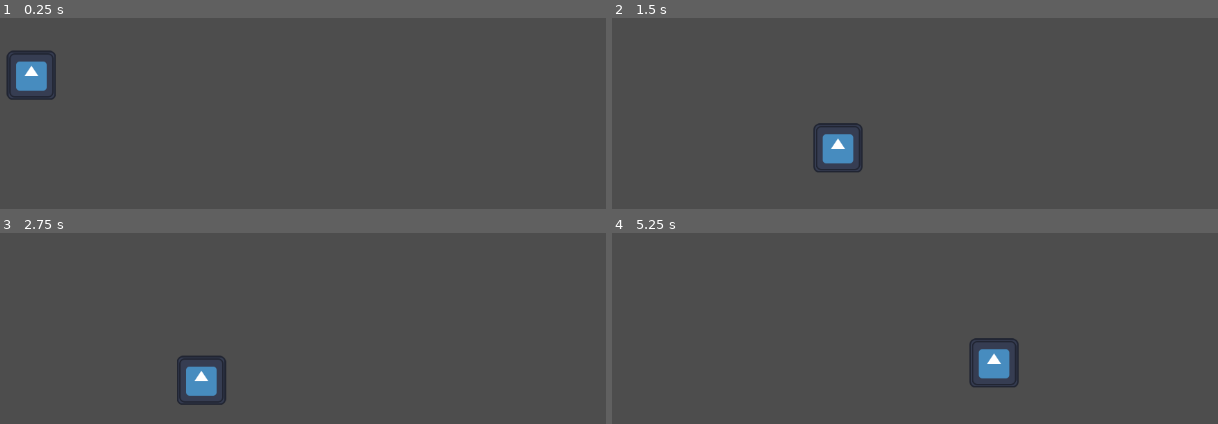
Above: before the commit, frames 1-4 (two rows, left to right).
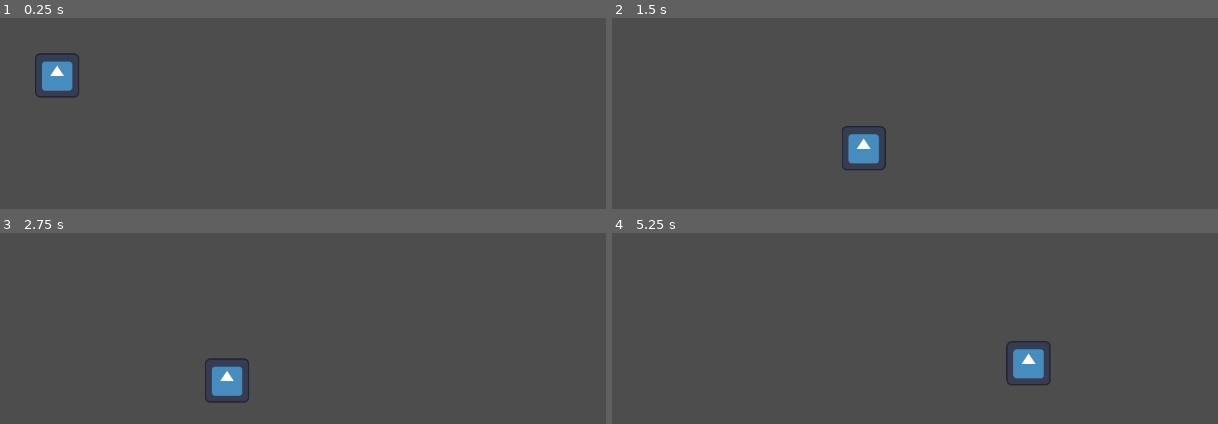
Above: after the commit, the same moments.

Repository: KiMurray/2d-Movement
Game: Godot game, scene res://Baseline.tscn
The game is run twice, just before and just after one commit, with the same random seed, the same clock (stepped at 60 frames per second) and the same inputs. The engine's default icon, where the game draws it, is replaced by a stand-in: a white triangle on a blue panel in a dark square.
Inputs:
- Up to frame 1 (0.25 s): no input
- Up to frame 2 (1.5 s): tap Enter (ui_accept) at 0.5, 0.6, 0.77, 1.07, 1.35 s; hold Right (ui_right) from 0.53 s (still down)
- Up to frame 3 (2.75 s): tap Enter (ui_accept) at 1.52, 1.82, 2.1 s; release Right (ui_right) at 2.03 s; hold Left (ui_left) from 2.03 s (still down)
- Up to frame 4 (5.25 s): release Left (ui_left) at 2.78 s; hold Right (ui_right) 2.78-4.28 s; tap Enter (ui_accept) at 2.85, 3.02, 3.32, 3.6, 3.77, 4.07, 4.35, 4.52, 4.82, 5.1 s; hold Left (ui_left) 4.28-5.03 s; hold Right (ui_right) from 5.03 s (still down)

The runs differ from the first frame. In frame 1, 1.9% of the frame differs, in the area x 1-14%, y 17-43%; in frame 2, 1.9%; in frame 3, 1.9%; in frame 4, 2.2%, in the area x 58-73%, y 54-81%.

Commit message:
Ghost bash started

Diff:
--- a/Baseline.tscn
+++ b/Baseline.tscn
@@ -4,14 +4,11 @@
 [ext_resource type="Texture2D" uid="uid://bd454qw6lkcow" path="res://icon.svg" id="2_hikmb"]
 [ext_resource type="Script" path="res://DashComponent.gd" id="3_dcpiw"]
 [ext_resource type="Script" path="res://SpiritComponent.gd" id="4_fk5xm"]
-
-[sub_resource type="CapsuleShape2D" id="CapsuleShape2D_oil7x"]
-radius = 38.0
-height = 100.0
+[ext_resource type="Script" path="res://BashComponent.gd" id="5_vyhsj"]
 
 [sub_resource type="CapsuleShape2D" id="CapsuleShape2D_y3p27"]
-radius = 31.0
-height = 94.0
+radius = 38.0
+height = 108.0
 
 [sub_resource type="RectangleShape2D" id="RectangleShape2D_k71km"]
 size = Vector2(1146, 53)
@@ -19,16 +16,17 @@
 [node name="Main" type="Node2D"]
 
 [node name="Knight" type="CharacterBody2D" parent="." node_paths=PackedStringArray("dash_component")]
-position = Vector2(289, 408)
+position = Vector2(326, 408)
 script = ExtResource("1_flu07")
 dash_component = NodePath("DashComponent")
 metadata/_edit_group_ = true
 
 [node name="CollisionShape2D" type="CollisionShape2D" parent="Knight"]
-shape = SubResource("CapsuleShape2D_oil7x")
+shape = SubResource("CapsuleShape2D_y3p27")
 
 [node name="Sprite2D" type="Sprite2D" parent="Knight"]
-scale = Vector2(0.554688, 0.554688)
+position = Vector2(1.00136e-05, 1.00136e-05)
+scale = Vector2(0.5, 0.5)
 texture = ExtResource("2_hikmb")
 
 [node name="DashComponent" type="Node2D" parent="Knight" node_paths=PackedStringArray("char")]
@@ -60,12 +58,16 @@
 wait_time = 0.15
 one_shot = true
 
-[node name="Area2D" type="Area2D" parent="Knight/SpiritComponent"]
+[node name="BashComponent" type="Node2D" parent="Knight/SpiritComponent" node_paths=PackedStringArray("knight", "spirit")]
+script = ExtResource("5_vyhsj")
+knight = NodePath("../..")
+spirit = NodePath("..")
 
-[node name="CollisionShape2D" type="CollisionShape2D" parent="Knight/SpiritComponent/Area2D"]
+[node name="BashTimer" type="Timer" parent="Knight/SpiritComponent/BashComponent"]
 
 [node name="StaticBody2D" type="StaticBody2D" parent="."]
 position = Vector2(492, 657)
+scale = Vector2(0.738506, 0.583333)
 collision_layer = 3
 metadata/_edit_group_ = true
 
@@ -103,3 +105,4 @@
 shape = SubResource("RectangleShape2D_k71km")
 
 [connection signal="timeout" from="Knight/DashComponent/DashTimer" to="Knight/DashComponent" method="_on_dash_timer_timeout"]
+[connection signal="timeout" from="Knight/SpiritComponent/BashComponent/BashTimer" to="Knight/SpiritComponent/BashComponent" method="_on_bash_timer_timeout"]
--- /dev/null
+++ b/BashComponent.gd
@@ -0,0 +1,50 @@
+extends Node2D
+class_name BashComponent
+
+const BASH_SPEED = 1000
+
+var is_bashing : bool = false
+var bash_vector : Vector2
+
+@export var knight : CharacterBody2D
+@export var spirit : SpritComponent
+
+# Called when the node enters the scene tree for the first time.
+func _ready():
+	pass # Replace with function body.
+
+
+# Called every frame. 'delta' is the elapsed time since the previous frame.
+func _process(delta):
+	handle_bash()
+
+
+func handle_bash():
+	if is_bashing:
+		knight.velocity = BASH_SPEED * bash_vector
+		pass
+
+
+
+	if Input.is_action_just_pressed("RB"):
+		# Trigger movement before bash
+		var offset = 0
+		if spirit.is_on_floor():
+			offset = -10
+			print("offset")
+		knight.position += spirit.position + Vector2(0,offset)
+
+		spirit.is_spirit = false
+		knight.velocity = spirit.velocity
+
+		bash_vector = Vector2(1, 0).rotated(spirit.position.angle())
+		#if bash_angle < 0:
+			#bash_angle += 2*PI
+		spirit.position = Vector2.ZERO
+		$BashTimer.start(0.2)
+		is_bashing = true
+		#print(knight.position)
+		pass
+
+func _on_bash_timer_timeout():
+	is_bashing = false
--- a/CharacterBody2D.gd
+++ b/CharacterBody2D.gd
@@ -15,6 +15,7 @@
 var is_gravity : bool = true #Set to false on dash but not on ghost
 
 func _physics_process(delta):
+
 	if Input.is_action_just_pressed("test"):
 		get_tree().reload_current_scene()
 
@@ -29,9 +30,10 @@
 		if velocity.y < -800:
 			velocity.y = -800
 	# Add the gravity.
+	if is_on_floor():
+		velocity.y -= 0
 	if not is_on_floor() and is_gravity:
 		velocity.y += gravity * delta
-
 	#get player direction
 	direction = Input.get_vector("ui_left", "ui_right", "ui_up", "ui_down")
 
@@ -58,6 +60,7 @@
 		else: # either dir is null or is busy
 			velocity.x = move_toward(velocity.x, 0, SPEED/20) # friction in air alone
 	move_and_slide()
+	pass
 	#elif not is_on_floor() and bounce_learned: # Dashing and on floor
 		#var collision_info = move_and_collide(velocity * delta)
 		#if not collision_info: return
@@ -71,6 +74,8 @@
 func jump():
 	print("jumping")
 	velocity.y = JUMP_VELOCITY
+	pass
 
 func _ready():
 	dash_component.dash_learned = false
+	pass
--- a/SpiritComponent.gd
+++ b/SpiritComponent.gd
@@ -3,9 +3,10 @@
 
 var is_spirit : bool = false
 var gravity = 800
-var distance_from_knight: Vector2
+var knight_to_ghost_vector: Vector2
 
-const TETHER_RANGE = 500
+
+const TETHER_RANGE = 100
 const SPEED = 500
 const JUMP_VELOCITY = -400
 @export var knight : CharacterBody2D
@@ -22,22 +23,19 @@
 func _process(delta):
 	# Spirit Toggle
 	toggle_spirit_listener()
+	visible = is_spirit
 	#_draw()
 	if is_spirit:
 		queue_redraw()
 		# Set vars
 		knight.can_move = false
-		visible = true
 		jump_listener()
 		gravity_process(delta)
-
-
-		#print(position)
 
 		var direction = Input.get_axis("ui_left", "ui_right")
 		if is_on_floor():
 			if direction:
-				velocity.x = direction * SPEED # move along ground
+				velocity.x = direction * SPEED  # move along ground
 			else:
 				velocity.x = move_toward(velocity.x, 0, SPEED/10) #friction on floor
 		else:# not on floor
@@ -46,8 +44,10 @@
 			else:
 				velocity.x = move_toward(velocity.x, 0, SPEED/20) # friction in air alone
 
+
+		position = position.limit_length(200)
+		move_and_slide()
 		# End of process
-		move_and_slide()
 
 func jump_listener():
 	if Input.is_action_just_pressed("ui_accept"):
@@ -66,7 +66,11 @@
 			#set spirit to be knight position
 			position = Vector2(0,0)
 			visible = false
-		is_spirit =  !is_spirit
+			is_spirit = false
+		else:
+			#Transform into spirit
+			is_spirit = true
+			velocity = Vector2(knight.velocity.x, min(0, knight.velocity.y))
 		knight.can_move = !knight.can_move
 
 func gravity_process(delta):
--- a/project.godot
+++ b/project.godot
@@ -80,3 +80,8 @@
 "events": [Object(InputEventJoypadButton,"resource_local_to_scene":false,"resource_name":"","device":-1,"button_index":9,"pressure":0.0,"pressed":true,"script":null)
 ]
 }
+RB={
+"deadzone": 0.5,
+"events": [Object(InputEventJoypadMotion,"resource_local_to_scene":false,"resource_name":"","device":-1,"axis":4,"axis_value":1.0,"script":null)
+]
+}
